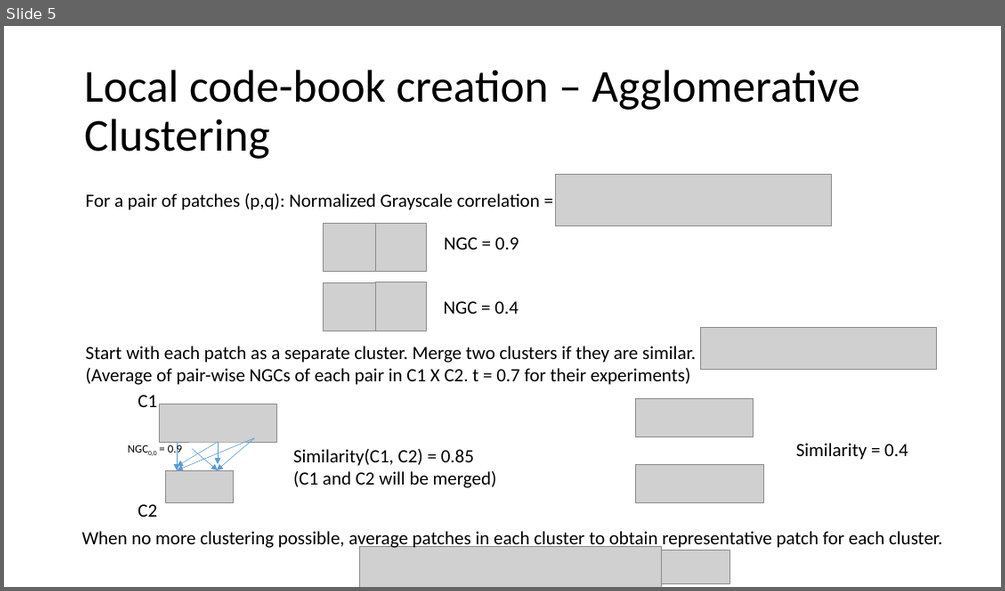
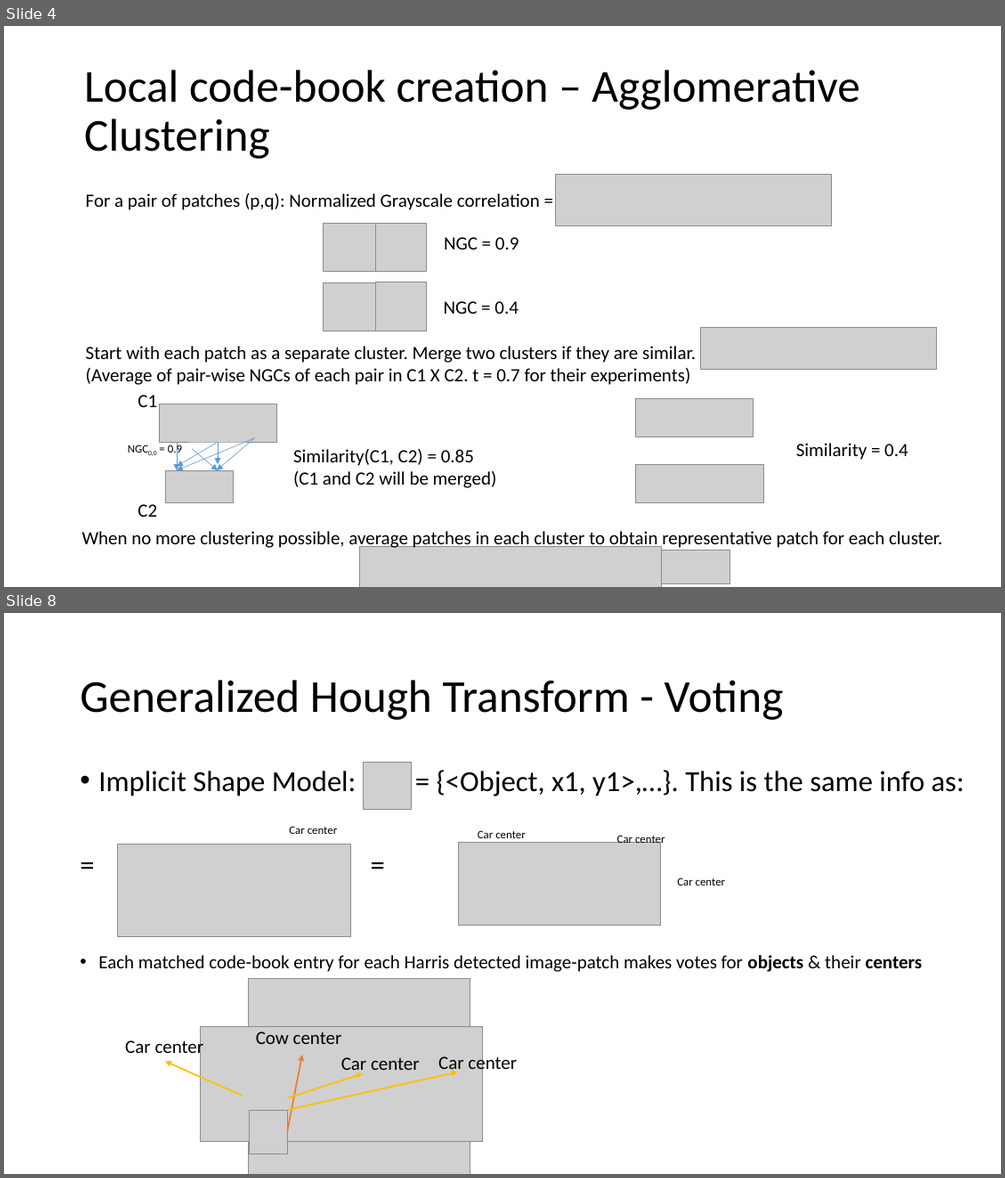
Before and after one commit to indivisibleatom/lectureNotes, a slide deck: ObjectCategorizationAndSegmentation_Leibe.pptx. Shown one above the other, each under a label of ours: slide 5 before the commit, slides 4 and 8 after it; the slides between them are not shown. The pictures are 1005x591 and 1005x1178 pixels, drawn with LibreOffice and Linux fonts; fonts in the diff are those of the drawing; grey boxes stand for pictures. Boxes give left, top, right and bottom in pixels: in the first picture for what was removed or moved away, otherwise in the second. Text is boxed around its words. In the diff, an @@ line names an element or a change of style, - is before the commit and + after.

```diff
--- a/ObjectCategorizationAndSegmentation_Leibe.pptx
+++ b/ObjectCategorizationAndSegmentation_Leibe.pptx
@@ slide 8 added at (4,613,1001,1174), background #FFFFFF @@
@@ title added at (80,680,784,720), 44 pt, text #000000 @@
+Generalized Hough Transform - Voting
@@ text added at (98,770,964,972), 18 pt, text #000000 @@
+• Implicit Shape Model: = {<Object, x1, y1>,…}. This is the same info as:
+= =
+• Each matched code-book entry for each Harris detected image-patch makes votes for objects & their centers
@@ picture added at (363,763,411,810) @@
@@ text added at (289,826,338,834), 11 pt, text #000000 @@
+Car center
@@ picture added at (118,844,350,936) @@
@@ picture added at (458,843,661,925) @@
@@ text added at (477,830,526,843), 11 pt, text #000000 @@
+Car center
@@ text added at (617,833,665,846), 11 pt, text #000000 @@
+Car center
@@ text added at (677,877,726,885), 11 pt, text #000000 @@
+Car center
@@ picture added at (249,979,469,1174) @@
@@ text added at (125,1038,204,1059), 18 pt, text #000000 @@
+Car center
@@ picture added at (201,1027,483,1142) @@
@@ text added at (256,1031,342,1044), 18 pt, text #000000 @@
+Cow center
@@ arrow added from (243, 1095) to (165, 1061), #FFC000 1.5 pt @@
@@ arrow added from (287, 1132) to (302, 1054), #ED7D31 1.5 pt @@
@@ text added at (341,1057,420,1076), 18 pt, text #000000 @@
+Car center
@@ text added at (438,1054,517,1075), 18 pt, text #000000 @@
+Car center
@@ arrow added from (287, 1098) to (363, 1074), #FFC000 1.5 pt @@
@@ arrow added from (287, 1110) to (458, 1072), #FFC000 1.5 pt @@
@@ picture added at (250,1110,287,1153) @@
@@ what was slide 5 is now slide 4 @@
```
Also in this commit, not shown: 3 slides changed, 4 other slides added, 2 slides removed.
